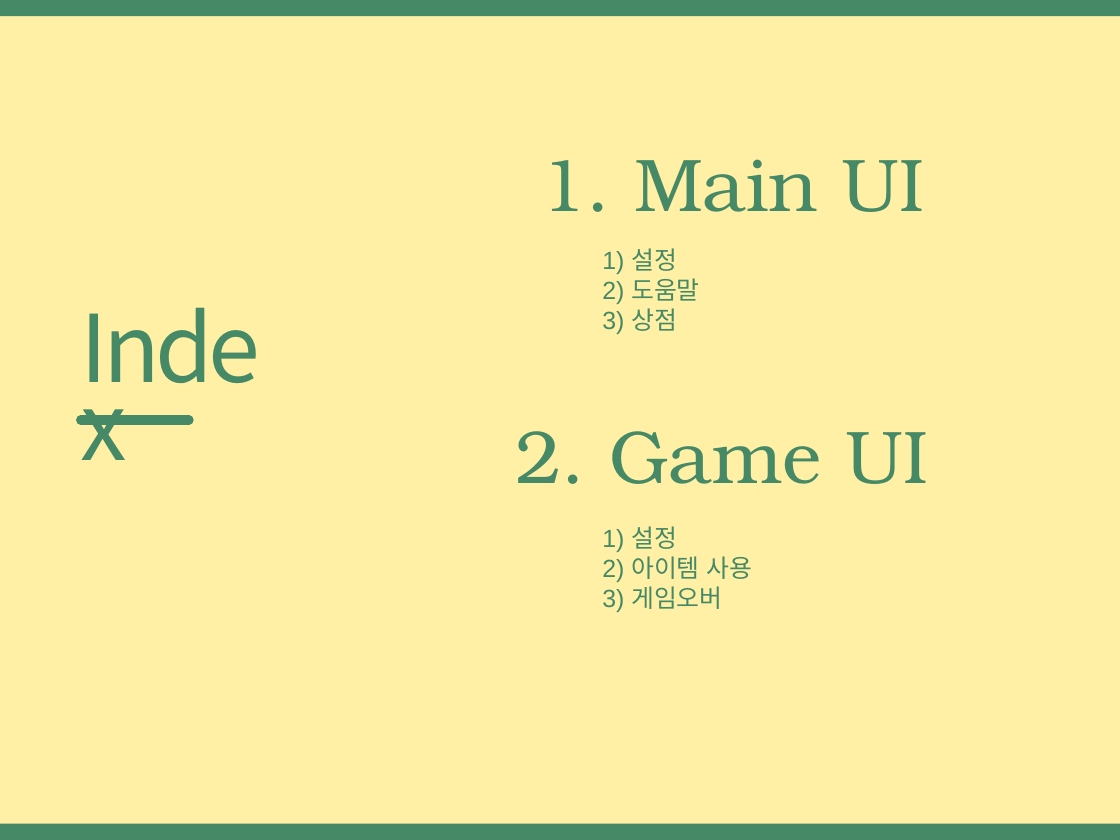
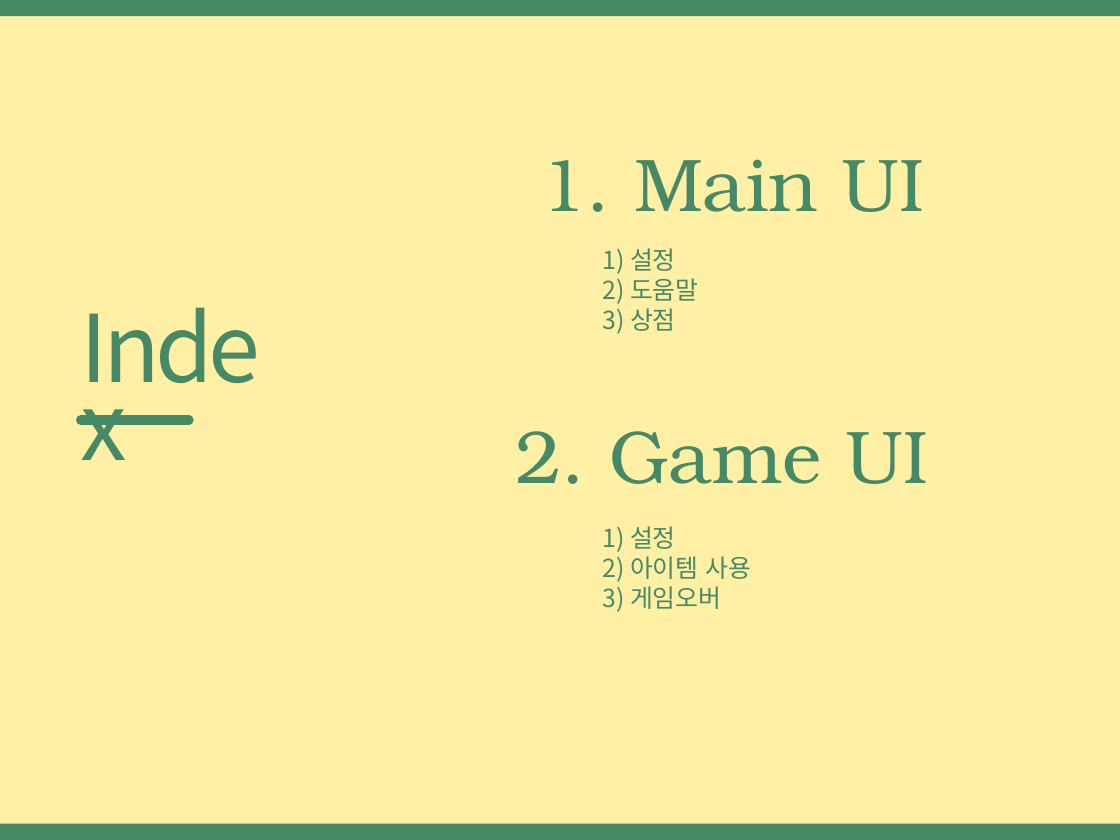
Before and after one commit to EunHaCho/Forme, a slide deck: slide 2 of MarblePang.pptx. Drawn at 1120x840 pixels with LibreOffice and Linux fonts; fonts in the diff are those of the drawing. Boxes give left, top, right and bottom in pixels: in the first picture for what was removed or moved away, otherwise in the second. Text is boxed around its words. In the diff, an @@ line names an element or a change of style, - is before the commit and + after.

```diff
--- a/MarblePang.pptx
+++ b/MarblePang.pptx
@@ text "1) 설정" at (602,248,698,334): font Arial to Noto Sans CJK KR @@
@@ text "1) 설정" at (602,526,751,612): font Arial to Noto Sans CJK KR @@
```
Also in this commit, not shown: 2 other slides changed, 18 slides added.
